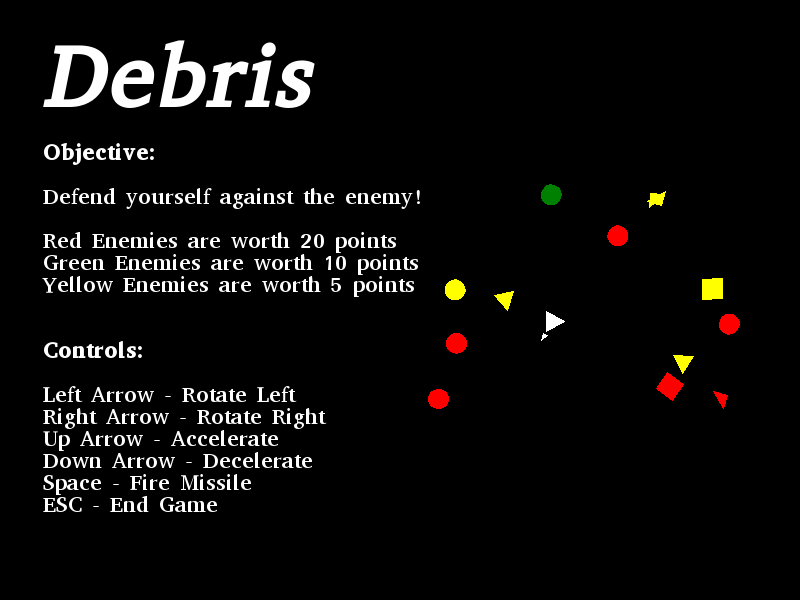
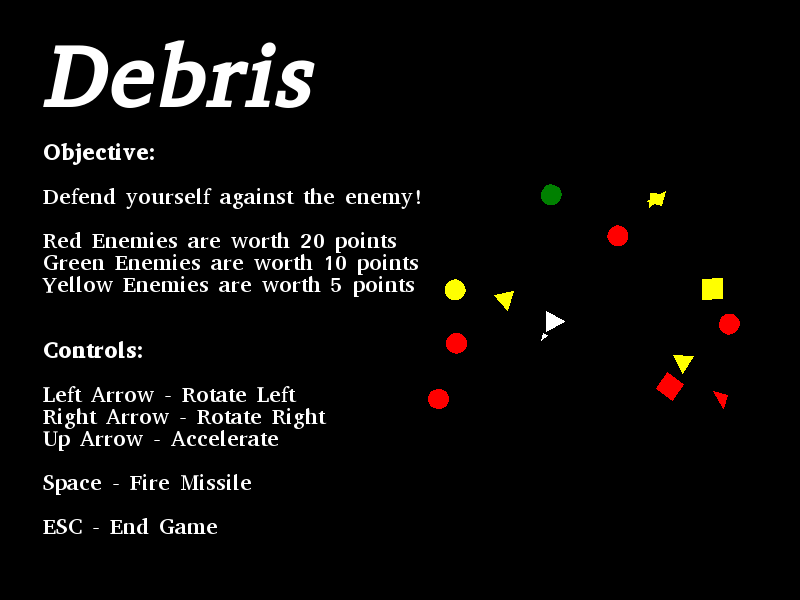
Layer changes from the first w=800, h=600 image to the second:
painted on "Objective: ..." over <box>43,452,312,534</box>
